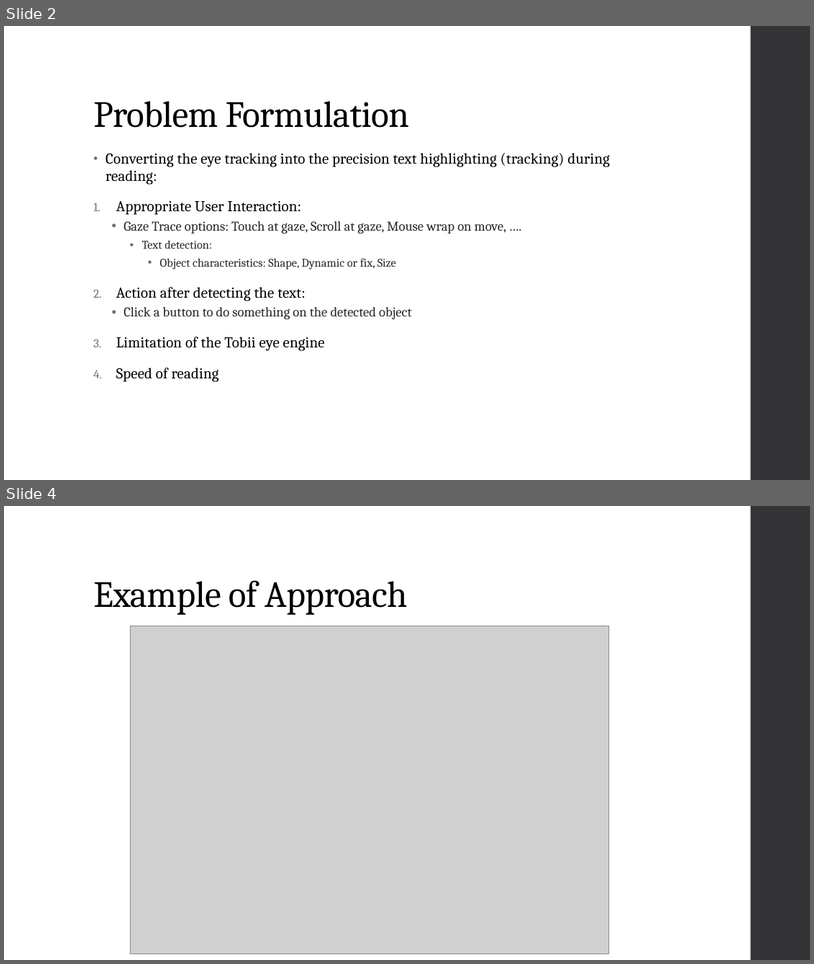
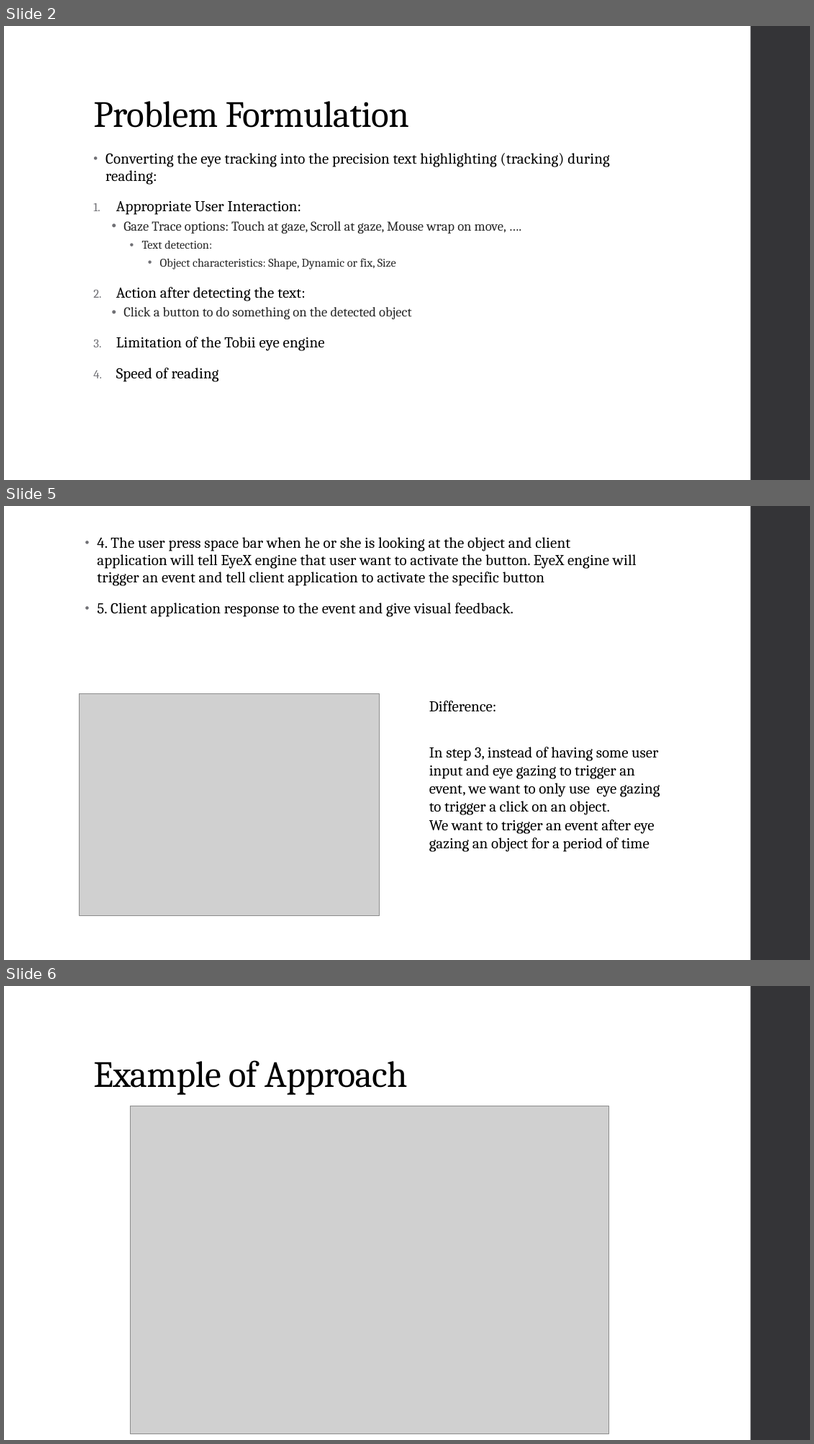
Before and after one commit to diederichk/StepCounter, a slide deck: MidtermPresentation/MidtermPresentation.pptx. Shown one above the other, each under a label of ours: slides 2 and 4 before the commit, slides 2, 5 and 6 after it; the slides between them are not shown. The pictures are 814x964 and 814x1444 pixels, drawn with LibreOffice and Linux fonts; fonts in the diff are those of the drawing; grey boxes stand for pictures. Boxes give left, top, right and bottom in pixels: in the first picture for what was removed or moved away, otherwise in the second. Text is boxed around its words. In the diff, an @@ line names an element or a change of style, - is before the commit and + after.

```diff
--- a/MidtermPresentation/MidtermPresentation.pptx
+++ b/MidtermPresentation/MidtermPresentation.pptx
@@ slide 5 added at [4, 506, 810, 960], background #FFFFFF; not listed: 1 template element that a slide beside it also shows @@
@@ text added at [97, 537, 637, 617], 18 pt, text #000000 @@
+• 4. The user press space bar when he or she is looking at the object and client application will tell EyeX engine that user want to activate the button. EyeX engine will trigger an event and tell client application to activate the specific button
+• 5. Client application response to the event and give visual feedback.
@@ picture added at [79, 693, 380, 916] @@
@@ text added at [430, 700, 497, 711], 18 pt, text #000000 @@
+Difference:
@@ text added at [430, 746, 660, 852], 18 pt, text #000000 @@
+In step 3, instead of having some user input and eye gazing to trigger an event, we want to only use eye gazing to trigger a click on an object.
+We want to trigger an event after eye gazing an object for a period of time
@@ what was slide 4 is now slide 6 @@
```
Also in this commit, not shown: 1 slide changed, 2 other slides added, 1 slide removed, 2 other files.
